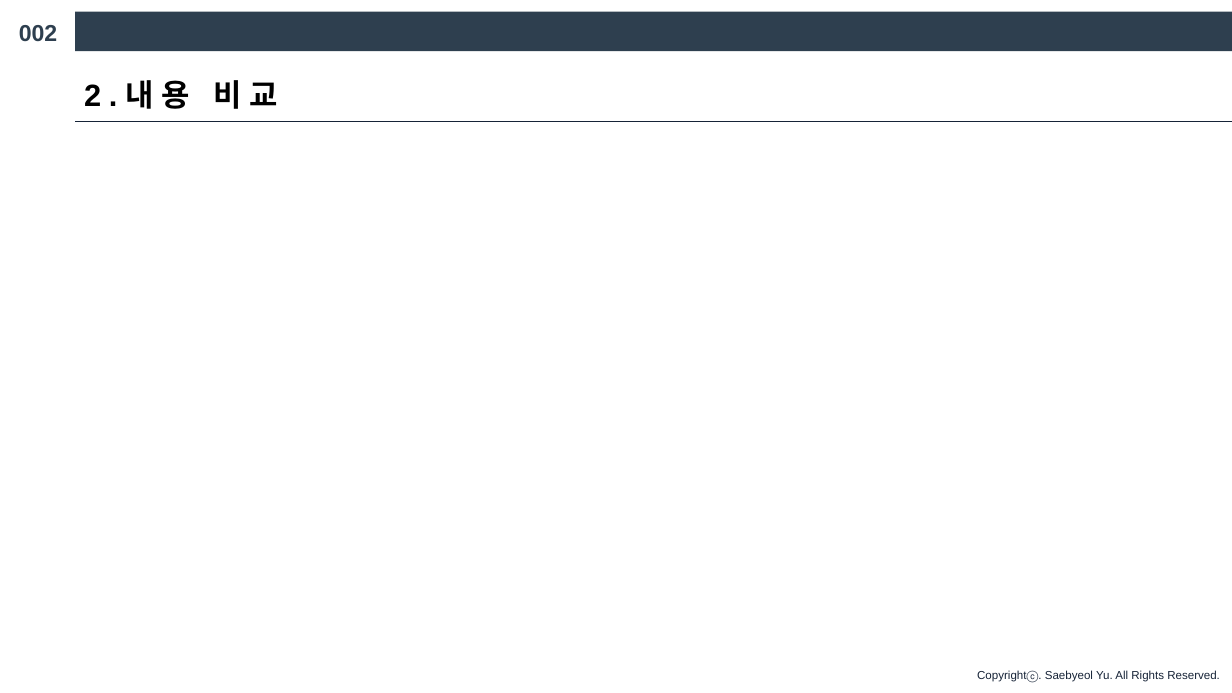
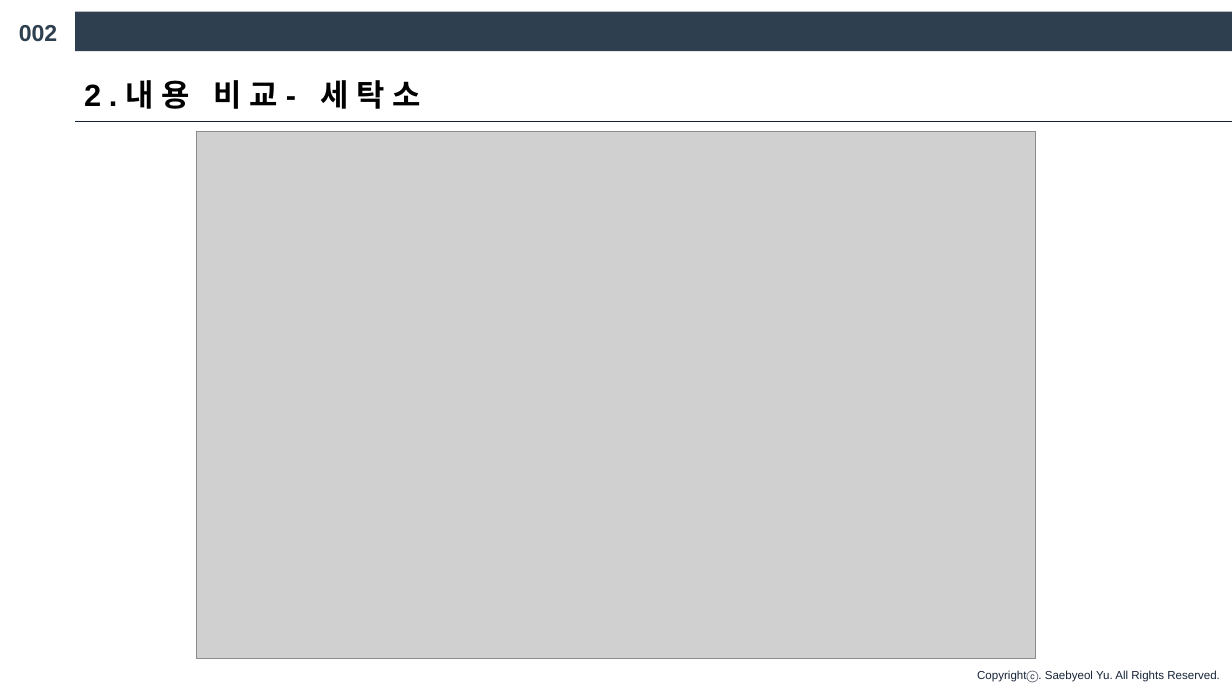
Before and after one commit to hnubigdata1/project_1, a slide deck: slide 4 of 1조.R 팀프로젝트.pptx. Drawn at 1232x693 pixels with LibreOffice and Linux fonts; fonts in the diff are those of the drawing; grey boxes stand for pictures. Boxes give left, top, right and bottom in pixels: in the first picture for what was removed or moved away, otherwise in the second. Text is boxed around its words. In the diff, an @@ line names an element or a change of style, - is before the commit and + after.

```diff
--- a/1조.R 팀프로젝트.pptx
+++ b/1조.R 팀프로젝트.pptx
@@ text at [84, 80, 420, 109]: text changed @@
-2.내용 비교
+2.내용 비교- 세탁소
@@ picture added at [197, 131, 1036, 658] @@
```
Also in this commit, not shown: 4 other slides changed, 1 slide added.
